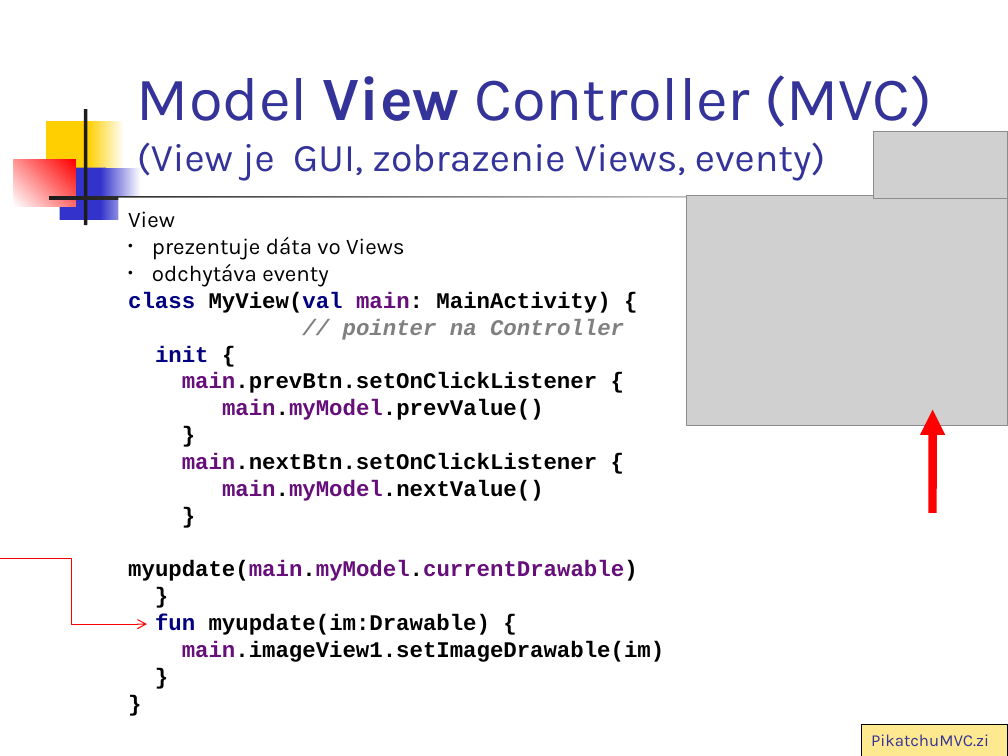
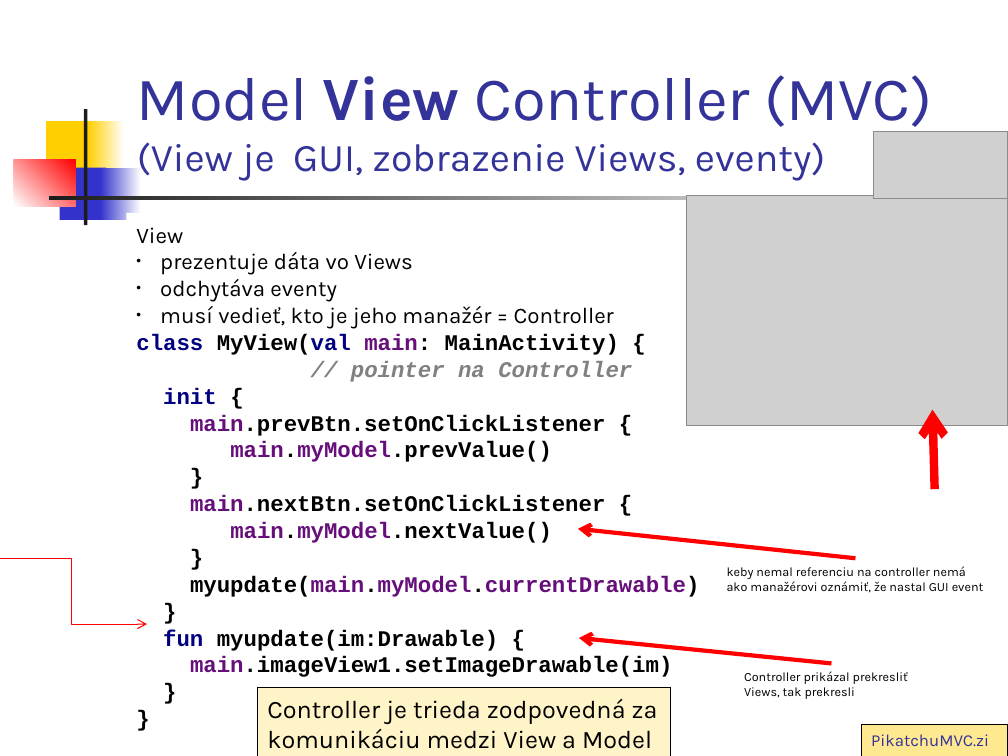
Before and after one commit to vmandro/Prednasky, a slide deck: slide 7 of 07/07_Android.ppt. Drawn at 1008x756 pixels with LibreOffice and Linux fonts; fonts in the diff are those of the drawing; grey boxes stand for pictures. Boxes give left, top, right and bottom in pixels: in the first picture for what was removed or moved away, otherwise in the second. Text is boxed around its words. In the diff, an @@ line names an element or a change of style, - is before the commit and + after.

```diff
--- a/07/07_Android.ppt
+++ b/07/07_Android.ppt
@@ text "View": place and size @@
-text "View" at bbox=[128, 211, 664, 662]
+text "View" at bbox=[136, 227, 700, 677]
@@ text at bbox=[160, 306, 614, 329]: paragraph added @@
+• musí vedieť, kto je jeho manažér = Controller
@@ arrow moved from (932, 513) - (932, 409) to (934, 489) - (932, 409) @@
@@ arrow (934, 489) - (932, 409): arrowheads changed @@
@@ arrow added from (856, 558) to (578, 529), #FF0000 3 pt @@
@@ text added at bbox=[727, 566, 984, 593], 9 pt, text #000000 @@
+keby nemal referenciu na controller nemá ako manažérovi oznámiť, že nastal GUI event
@@ arrow added from (832, 663) to (579, 638), #FF0000 3 pt @@
@@ rectangle added at bbox=[257, 687, 670, 756], fill #FFF4C8, outline #000000 0.74 pt, 18 pt, text #000000 @@
+Controller je trieda zodpovedná za komunikáciu medzi View a Model
@@ text added at bbox=[744, 671, 908, 699], 9 pt, text #000000 @@
+Controller prikázal prekresliť Views, tak prekresli
```
Also in this commit, not shown: 29 other slides changed, 3 slides added, 1 slide removed, 1 other file.
